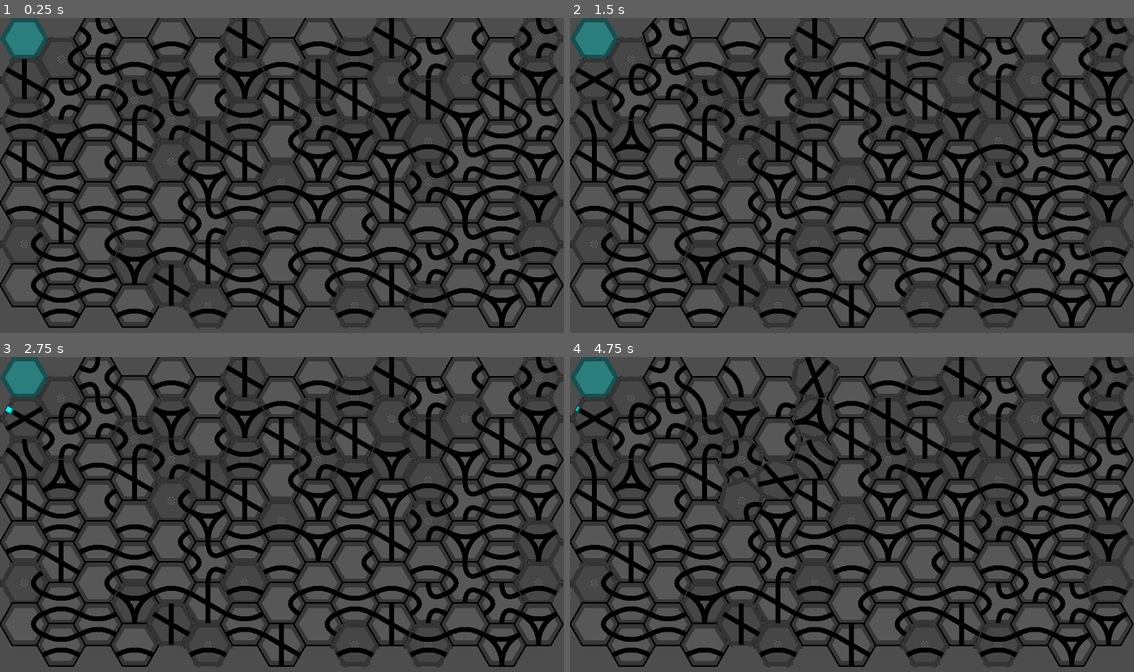
Above: before the commit, frames 1-4 (two rows, left to right).
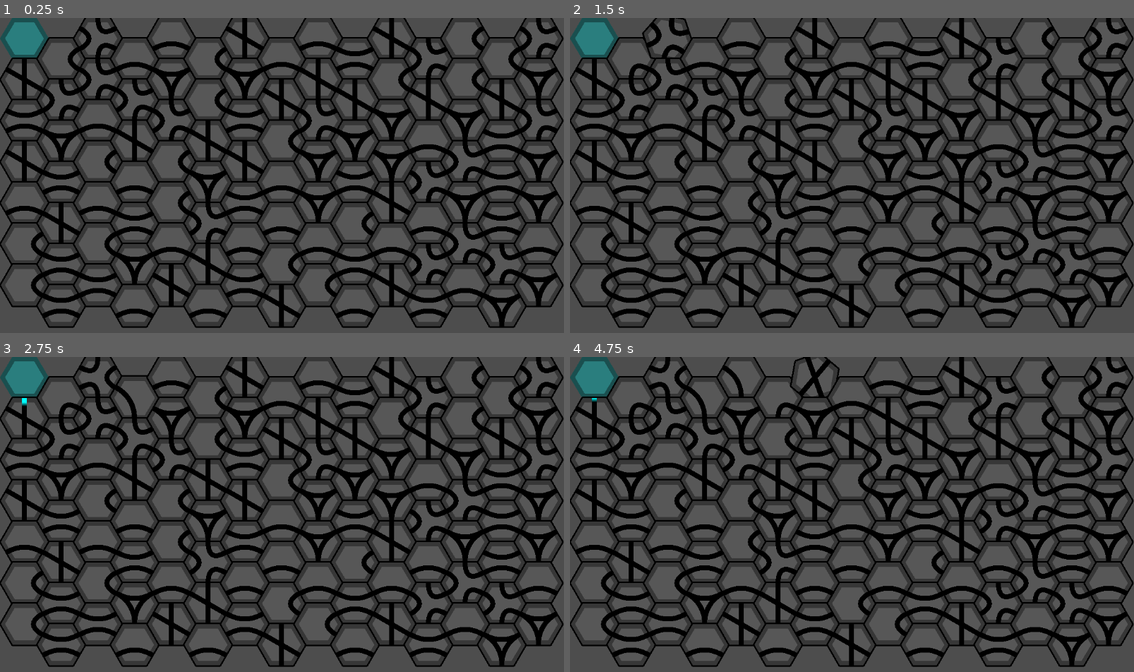
Above: after the commit, the same moments.

Repository: Nemleck/overflowed
Game: Godot game, scene res://scenes/game.tscn
The game is run twice, just before and just after one commit, with the same random seed, the same clock (stepped at 60 frames per second) and the same inputs.
Inputs (mouse positions are in pixels of both pictures, inside the frame that each line leads up to):
- Up to frame 1 (0.25 s): no input
- Up to frame 2 (1.5 s): tap Enter at 0.5 s; move the mouse to (632, 58) at 0.52 s; click (632, 58) at 0.6 s; move the mouse to (665, 40) at 1.27 s; click (665, 40) at 1.35 s
- Up to frame 3 (2.75 s): move the mouse to (135, 397) at 2.02 s; click (135, 397) at 2.1 s
- Up to frame 4 (4.75 s): move the mouse to (739, 379) at 2.77 s; click (739, 379) at 2.85 s; move the mouse to (778, 397) at 3.52 s; click (778, 397) at 3.6 s; move the mouse to (812, 379) at 4.27 s; click (812, 379) at 4.35 s

The runs differ from the first frame. In frame 1, 2.5% of the frame differs, in the area x 0-100%, y 0-99%; in frame 2, 3.2%; in frame 3, 3.3%; in frame 4, 4.8%.

Commit message:
Made water consider polygon rotation

Diff:
--- a/overflowed/scenes/load_level.gd
+++ b/overflowed/scenes/load_level.gd
@@ -23,7 +23,7 @@
 	for y in range(7):
 		map.append([])
 		for x in range(15):
-			var type = ["piped", "piped", "geared"][randi_range(0, 2)]
+			var type = ["piped", "piped"][randi_range(0, 1)]
 			if x == 0 and y == 0:
 				type = "source"
 
@@ -87,7 +87,7 @@
 				var choice = randi_range(0, len(pipe_configs)-1)
 
 				for pipe_entries in pipe_configs[choice]:
-					polygon.get_node("pipes").pipes.append({"entries": pipe_entries, "flow": {"flowing": false, "percentage": 0, "from": 0, "to": 1}})
+					polygon.get_node("pipes").pipes.append({"entries": pipe_entries.duplicate(), "flow": {"flowing": false, "percentage": 0, "from": 0, "to": 1}})
 
 			polygon._set_order(order)
 
--- a/overflowed/scenes/piped_polygon.gd
+++ b/overflowed/scenes/piped_polygon.gd
@@ -68,6 +68,14 @@
 		self.to_rotate -= angle
 		self.rotate(angle)
 
+		if self.to_rotate == 0:
+			for pipe in self.pipes.pipes:
+				for i in range(len(pipe["entries"])):
+					pipe["entries"][i] = (pipe["entries"][i] + int(sign(angle))) % self.order
+
+			self.rotation = 0
+			self.pipes.redraw()
+
 	if self.to_rotate == 0 and queue > 0:
 		self.queue -= 1
 
Not shown, added: overflowed/scenes/gam4D94.tmp
